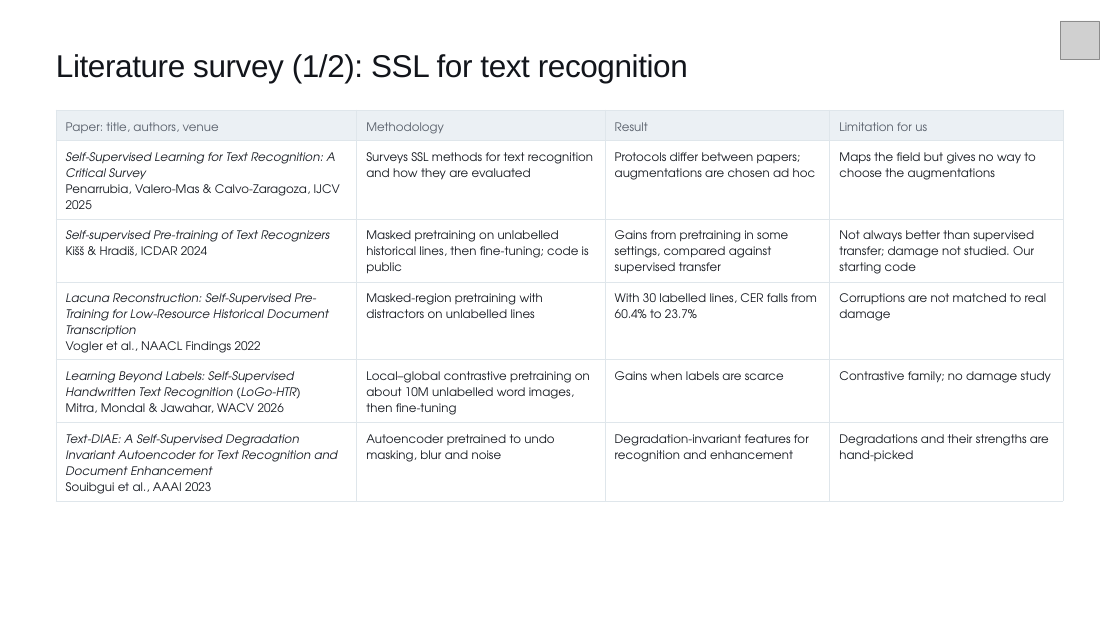
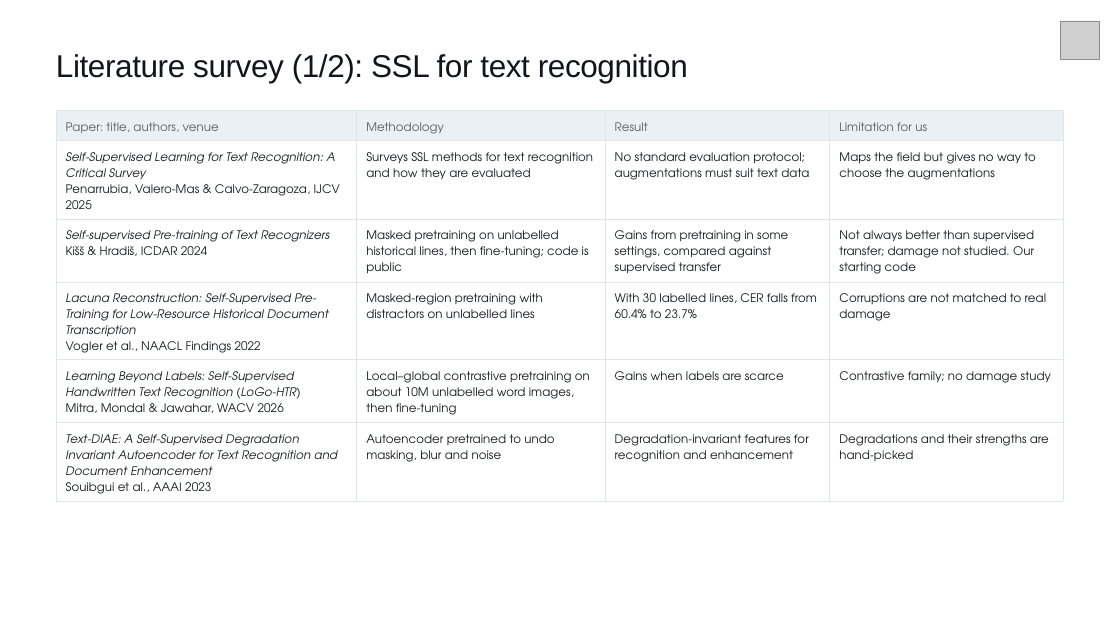
Before and after one commit to Greninja34/learn_what_to_ignore, a slide deck: slide 16 of capstone/reviews/review3/deck/out/review3.pptx. Drawn at 1120x630 pixels with LibreOffice and Linux fonts; fonts in the diff are those of the drawing; grey boxes stand for pictures. Boxes give left, top, right and bottom in pixels: in the first picture for what was removed or moved away, otherwise in the second. Text is boxed around its words. In the diff, an @@ line names an element or a change of style, - is before the commit and + after.

```diff
--- a/capstone/reviews/review3/deck/out/review3.pptx
+++ b/capstone/reviews/review3/deck/out/review3.pptx
@@ table at [56, 110, 1064, 498] @@
-row 2, column 3: Protocols differ between papers; augmentations are chosen ad hoc
+row 2, column 3: No standard evaluation protocol; augmentations must suit text data
```
Also in this commit, not shown: 3 other slides changed, 1 slide added, 13 other files.
